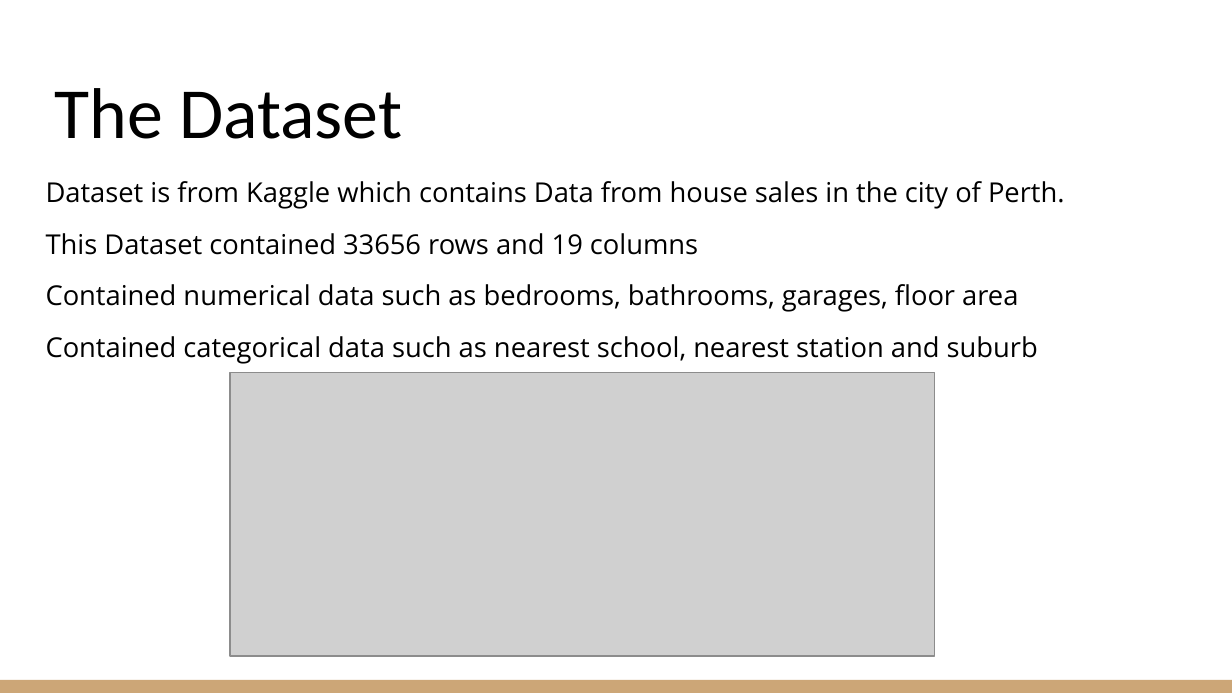
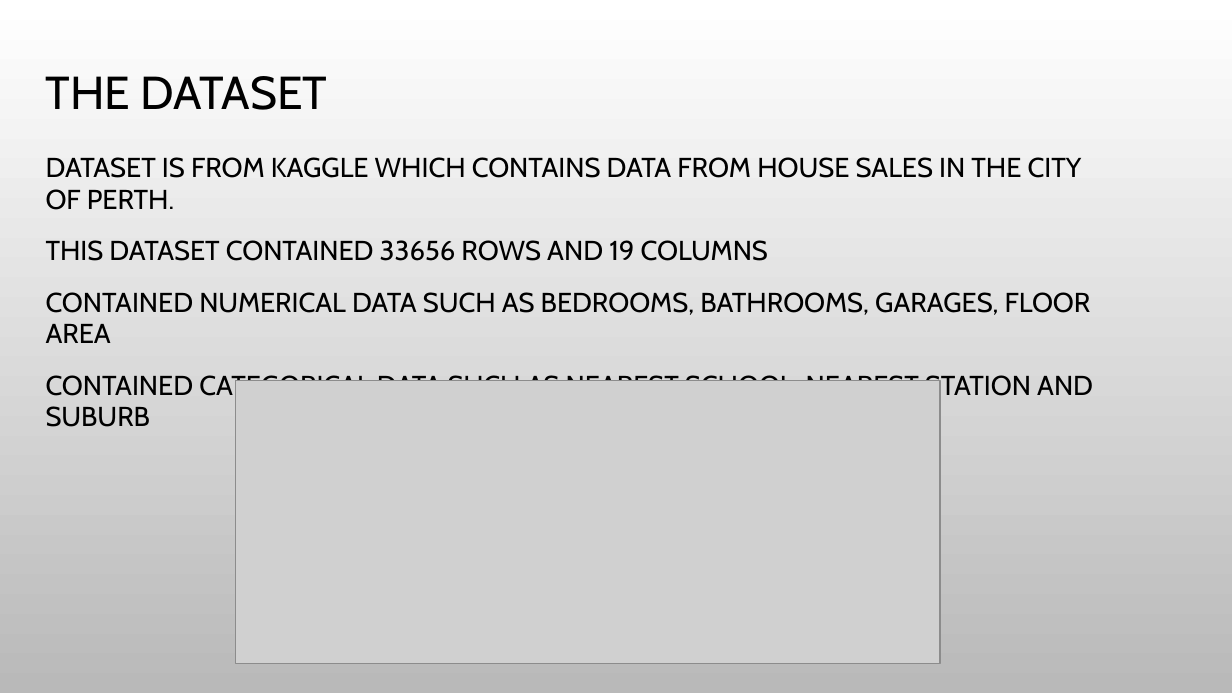
Before and after one commit to bradsmart1998/Project_4_Real_Estate_Regression, a slide deck: slide 2 of Project 4 - Perth House Prices.pptx. Drawn at 1232x693 pixels with LibreOffice and Linux fonts; fonts in the diff are those of the drawing; grey boxes stand for pictures; background and template pictures are left out. Boxes give left, top, right and bottom in pixels: in the first picture for what was removed or moved away, otherwise in the second. Text is boxed around its words. In the diff, an @@ line names an element or a change of style, - is before the commit and + after.

```diff
--- a/Project 4 - Perth House Prices.pptx
+++ b/Project 4 - Perth House Prices.pptx
@@ background #FFFFFF to picture (left out) @@
@@ title at (46,76,328,110): text changed; size 42 to 27 pt; font Calibri to Cabin @@
-The Dataset
+THE DATASET
@@ text at (46,157,1093,427): text changed; font Open Sans to Cabin @@
-Dataset is from Kaggle which contains Data from house sales in the city of Perth.
-This Dataset contained 33656 rows and 19 columns
-Contained numerical data such as bedrooms, bathrooms, garages, floor area
-Contained categorical data such as nearest school, nearest station and suburb
+DATASET IS FROM KAGGLE WHICH CONTAINS DATA FROM HOUSE SALES IN THE CITY OF PERTH.
+THIS DATASET CONTAINED 33656 ROWS AND 19 COLUMNS
+CONTAINED NUMERICAL DATA SUCH AS BEDROOMS, BATHROOMS, GARAGES, FLOOR AREA
+CONTAINED CATEGORICAL DATA SUCH AS NEAREST SCHOOL, NEAREST STATION AND SUBURB
@@ picture: place and size @@
-picture at (230,372,935,655)
+picture at (235,381,940,664)
@@ rectangle removed at (0,680,1232,693) @@
```
Also in this commit, not shown: 12 other slides changed.
